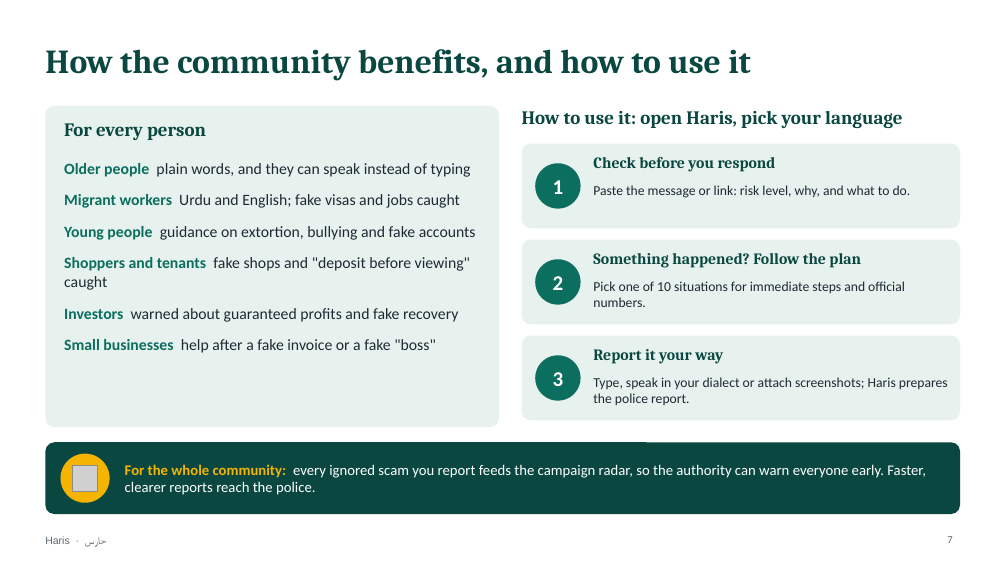
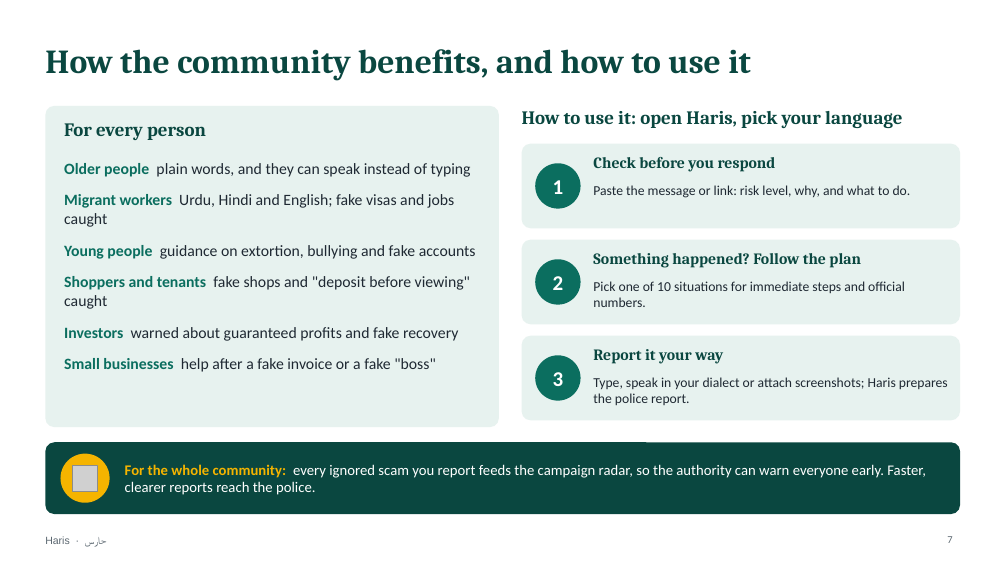
Before and after one commit to mohamedtorky2022/Haris, a slide deck: slide 7 of docs/Haris-presentation.pptx. Drawn at 1008x567 pixels with LibreOffice and Linux fonts; fonts in the diff are those of the drawing; grey boxes stand for pictures. Boxes give left, top, right and bottom in pixels: in the first picture for what was removed or moved away, otherwise in the second. Text is boxed around its words. In the diff, an @@ line names an element or a change of style, - is before the commit and + after.

```diff
--- a/docs/Haris-presentation.pptx
+++ b/docs/Haris-presentation.pptx
@@ text at (64, 194, 454, 227): text changed @@
-Migrant workers Urdu and English; fake visas and jobs caught
+Migrant workers Urdu, Hindi and English; fake visas and jobs caught
```
Also in this commit, not shown: 7 other slides changed, 27 other files.
